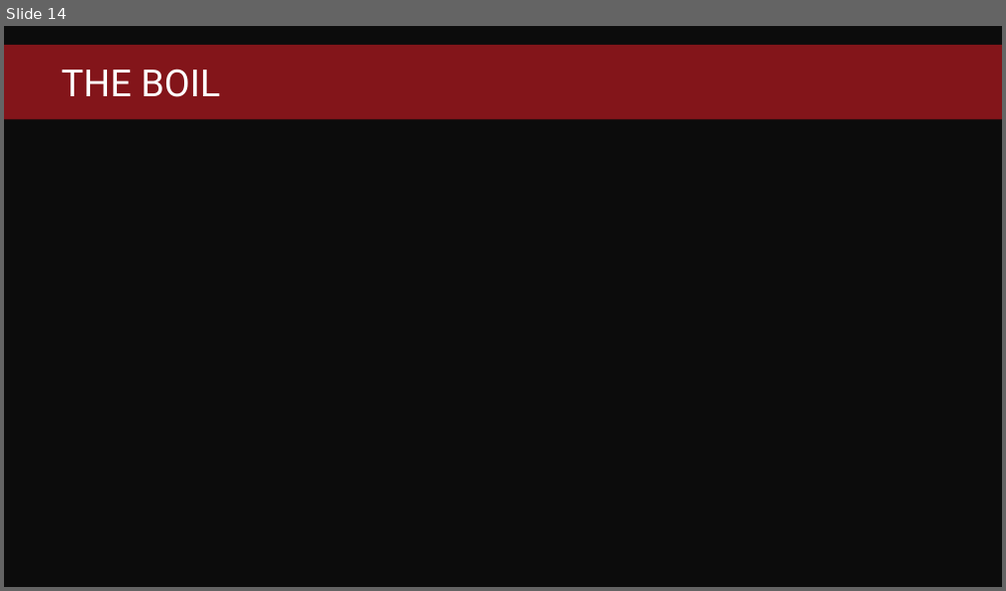
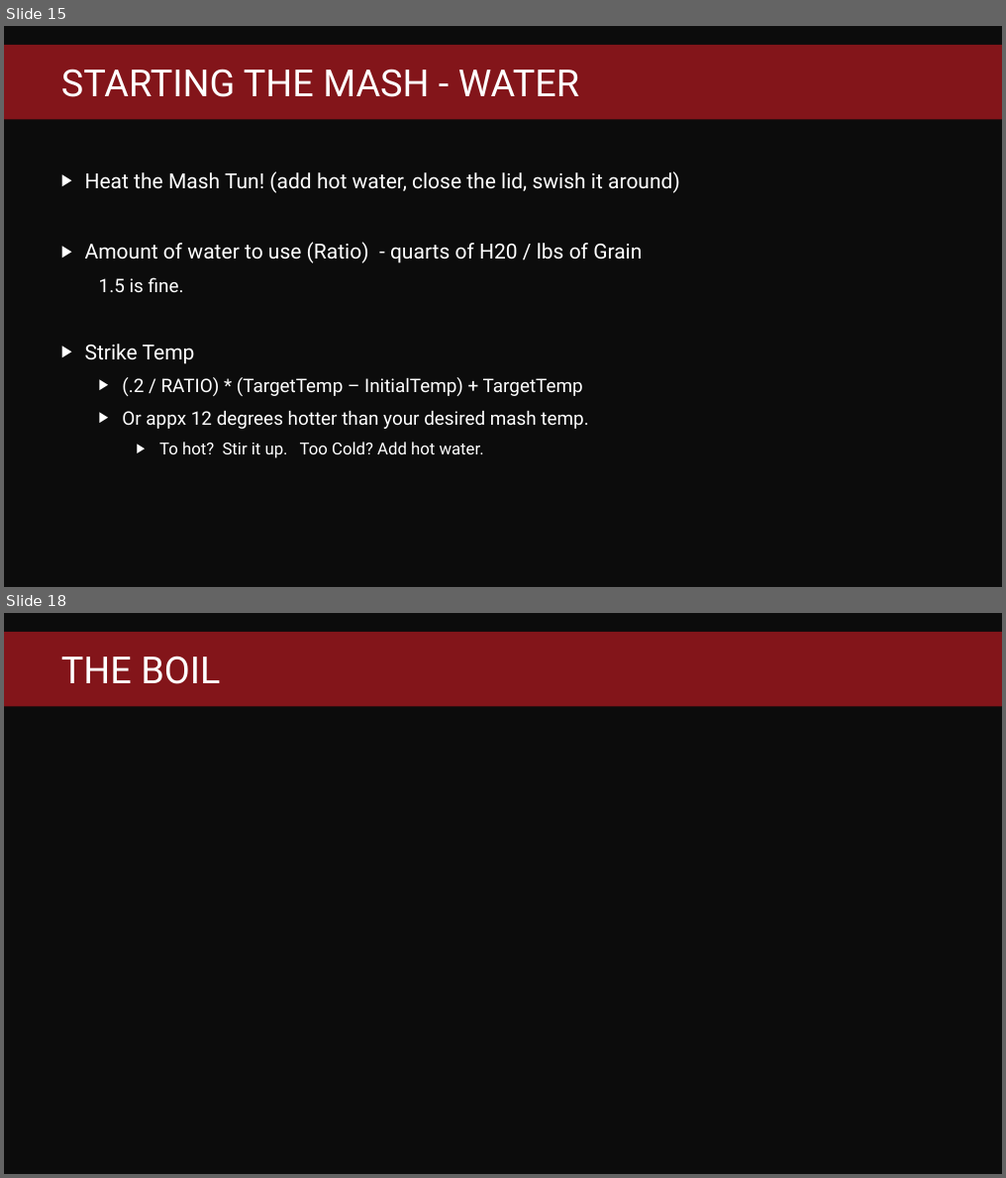
Before and after one commit to fredbainbridge/WindowsUpgradeReadiness, a slide deck: MDT – Malt deployment toolkit.pptx. Shown one above the other, each under a label of ours: slide 14 before the commit, slides 15 and 18 after it; the slides between them are not shown. The pictures are 1006x591 and 1006x1178 pixels, drawn with LibreOffice and Linux fonts; fonts in the diff are those of the drawing; background and template pictures are left out. Boxes give left, top, right and bottom in pixels: in the first picture for what was removed or moved away, otherwise in the second. Text is boxed around its words. In the diff, an @@ line names an element or a change of style, - is before the commit and + after.

```diff
--- a/MDT – Malt deployment toolkit.pptx
+++ b/MDT – Malt deployment toolkit.pptx
@@ slide 15 added at bbox=[4, 26, 1002, 587], background #0C0C0C; not listed: 1 template element that a slide beside it also shows @@
@@ title added at bbox=[61, 69, 579, 97], 36 pt, text #FFFFFF @@
+STARTING THE MASH - WATER
@@ text added at bbox=[85, 172, 680, 459], 20 pt, text #FFFFFF @@
+▶ Heat the Mash Tun! (add hot water, close the lid, swish it around)
+▶ Amount of water to use (Ratio) - quarts of H20 / lbs of Grain
+  1.5 is fine.
+▶ Strike Temp
+  ▶ (.2 / RATIO) * (TargetTemp – InitialTemp) + TargetTemp
+  ▶ Or appx 12 degrees hotter than your desired mash temp.
+    ▶ To hot? Stir it up. Too Cold? Add hot water.
@@ what was slide 14 is now slide 18 @@
```
Also in this commit, not shown: 1 slide changed, 3 other slides added.
